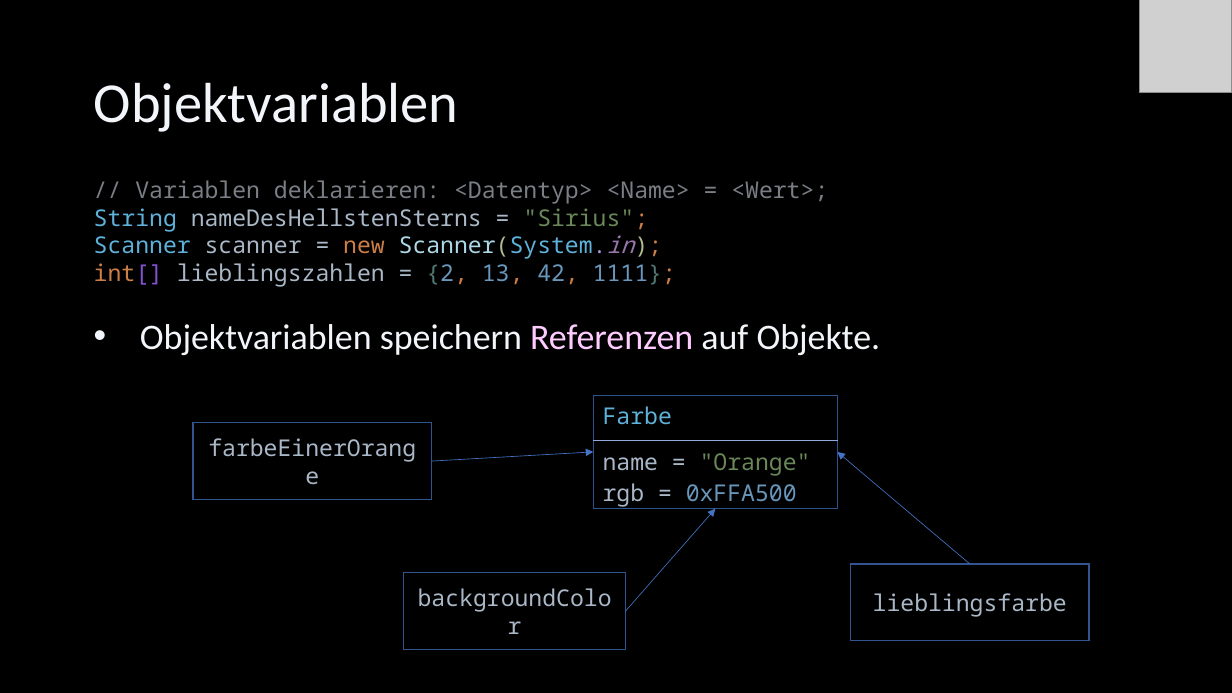
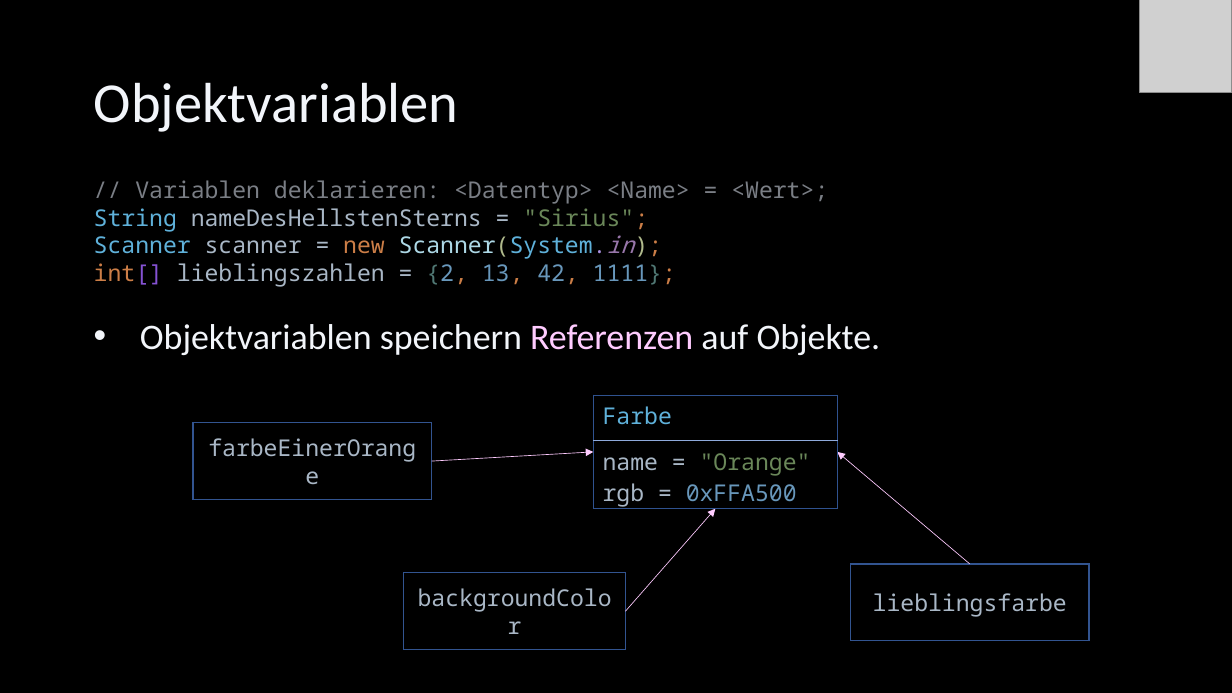
Before and after one commit to Cactusroot/Java, a slide deck: slide 15 of src/Java.pptx (slide 14 before the commit). Drawn at 1232x693 pixels with LibreOffice and Linux fonts; fonts in the diff are those of the drawing; grey boxes stand for pictures. Boxes give left, top, right and bottom in pixels: in the first picture for what was removed or moved away, otherwise in the second. Text is boxed around its words. In the diff, an @@ line names an element or a change of style, - is before the commit and + after.

```diff
--- a/src/Java.pptx
+++ b/src/Java.pptx
@@ arrow (432, 461) - (593, 452): stroke #4472C4 0.5 pt to #FFCCFF 0.5 pt @@
@@ arrow (970, 564) - (837, 452): stroke #4472C4 0.5 pt to #FFCCFF 0.5 pt @@
@@ arrow (626, 612) - (715, 509): stroke #4472C4 0.5 pt to #FFCCFF 0.5 pt @@
```
Also in this commit, not shown: 19 other slides changed, 7 slides added, 2 other files.
